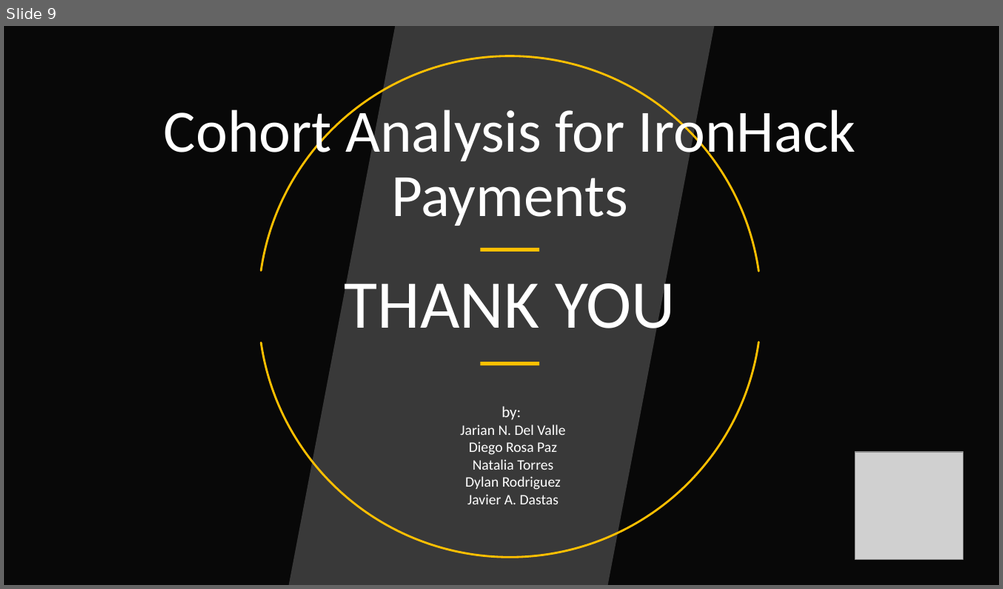
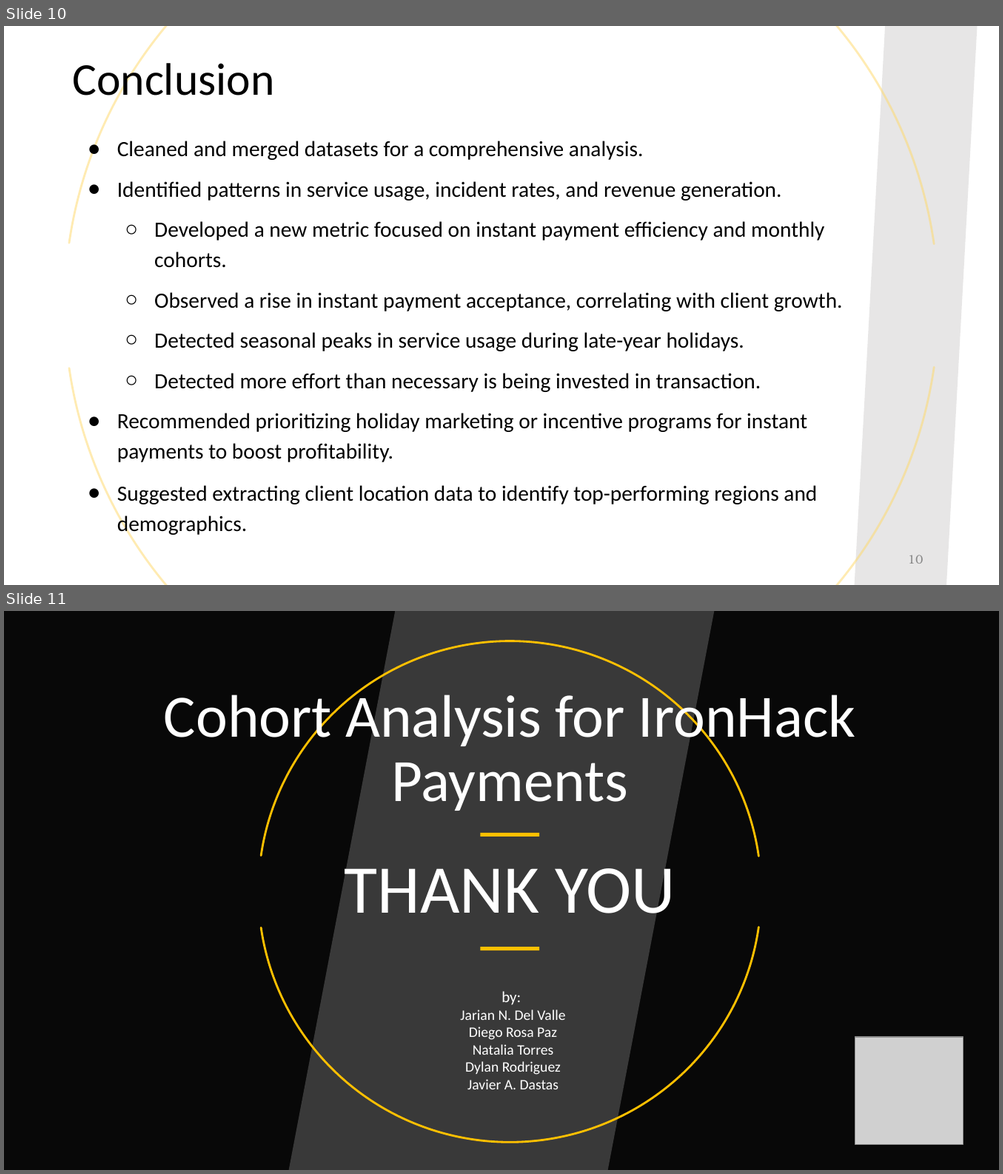
Before and after one commit to D-R44001F/project1-ironhack-payments, a slide deck: presentation.pptx. Shown one above the other, each under a label of ours: slide 9 before the commit, slides 10 and 11 after it. The pictures are 1003x589 and 1003x1174 pixels, drawn with LibreOffice and Linux fonts; fonts in the diff are those of the drawing; grey boxes stand for pictures; background and template pictures are left out; a plain dark background stands for a picture behind light text. Boxes give left, top, right and bottom in pixels: in the first picture for what was removed or moved away, otherwise in the second. Text is boxed around its words. In the diff, an @@ line names an element or a change of style, - is before the commit and + after.

```diff
--- a/presentation.pptx
+++ b/presentation.pptx
@@ slide 10 added at (4,26,999,585), background #FFFFFF @@
@@ arc (boxed as its full ellipse) added at (65,26,938,585), outline #FFD966 2 pt @@
@@ arc (boxed as its full ellipse) added at (65,26,938,585), outline #FFD966 2 pt @@
@@ parallelogram added at (854,26,978,585), fill #E7E6E6 @@
@@ title added at (72,57,274,106), 44 pt, text #000000 @@
+Conclusion
@@ text added at (117,141,842,537), 21 pt, text #000000 @@
+● Cleaned and merged datasets for a comprehensive analysis.
+● Identified patterns in service usage, incident rates, and revenue generation.
+  ○ Developed a new metric focused on instant payment efficiency and monthly cohorts.
+  ○ Observed a rise in instant payment acceptance, correlating with client growth.
+  ○ Detected seasonal peaks in service usage during late-year holidays.
+  ○ Detected more effort than necessary is being invested in transaction.
+● Recommended prioritizing holiday marketing or incentive programs for instant payments to boost profitability.
+● Suggested extracting client location data to identify top-performing regions and demographics.
@@ page number added at (908,555,923,564), 12 pt, text #888888 @@
+10
@@ what was slide 9 is now slide 11 @@
```
Also in this commit, not shown: 1 slide changed, 2 other slides added, 1 slide removed, 11 other files.
